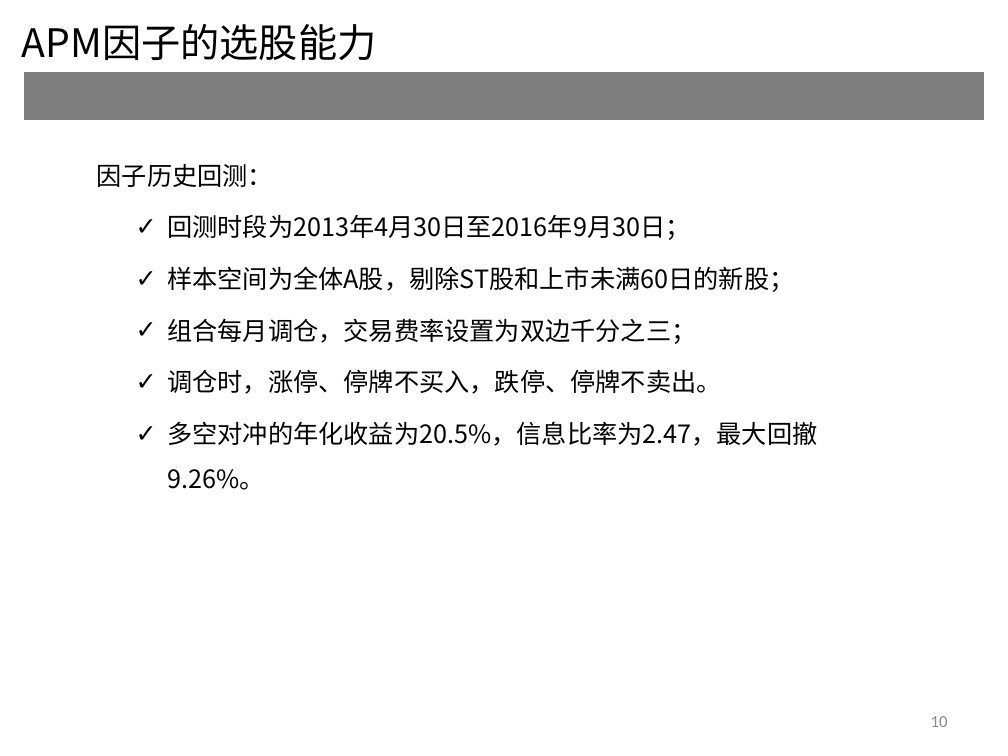
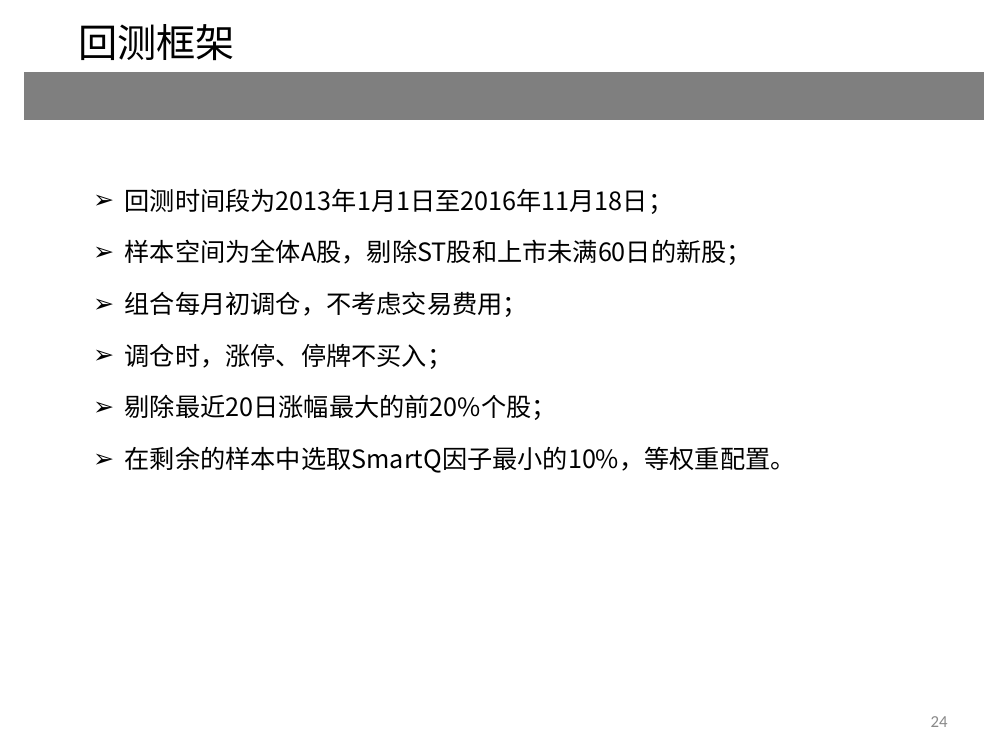
Before and after one commit to rafs/MultiFactor, a slide deck: slide 24 of doc/SmartQ因子.ppt (slide 10 before the commit). Drawn at 1008x756 pixels with LibreOffice and Linux fonts; fonts in the diff are those of the drawing. Boxes give left, top, right and bottom in pixels: in the first picture for what was removed or moved away, otherwise in the second. Text is boxed around its words. In the diff, an @@ line names an element or a change of style, - is before the commit and + after.

```diff
--- a/doc/SmartQ因子.ppt
+++ b/doc/SmartQ因子.ppt
@@ text removed at [22, 24, 376, 60] @@
-APM因子的选股能力
@@ text added at [78, 24, 235, 61], 28 pt, text #000000 @@
+回测框架
@@ text "回测时间段为2013年1月1日至2016年11月18日；": place and size @@
-text "回测时间段为2013年1月1日至2016年11月18日；" at [97, 164, 817, 490]
+text "回测时间段为2013年1月1日至2016年11月18日；" at [125, 188, 796, 473]
@@ text at [125, 188, 674, 214]: text changed @@
-因子历史回测：
-  ✓ 回测时段为2013年4月30日至2016年9月30日；
+➢ 回测时间段为2013年1月1日至2016年11月18日；
@@ text at [125, 239, 752, 265]: bullet ✓ to ➢; list level 2 to 1 in "样本空间为全体A股，剔除ST股和上市未满60日的新股；" @@
@@ text at [125, 291, 796, 473]: text changed @@
-  ✓ 组合每月调仓，交易费率设置为双边千分之三；
-  ✓ 调仓时，涨停、停牌不买入，跌停、停牌不卖出。
-  ✓ 多空对冲的年化收益为20.5%，信息比率为2.47，最大回撤9.26%。
+➢ 组合每月初调仓，不考虑交易费用；
+➢ 调仓时，涨停、停牌不买入；
+➢ 剔除最近20日涨幅最大的前20%个股；
+➢ 在剩余的样本中选取SmartQ因子最小的10%，等权重配置。
@@ page number at [931, 716, 948, 727]: text changed @@
-10
+24
```
Also in this commit, not shown: 7 other slides changed, 7 slides added, 13 slides removed, 9 other files.
